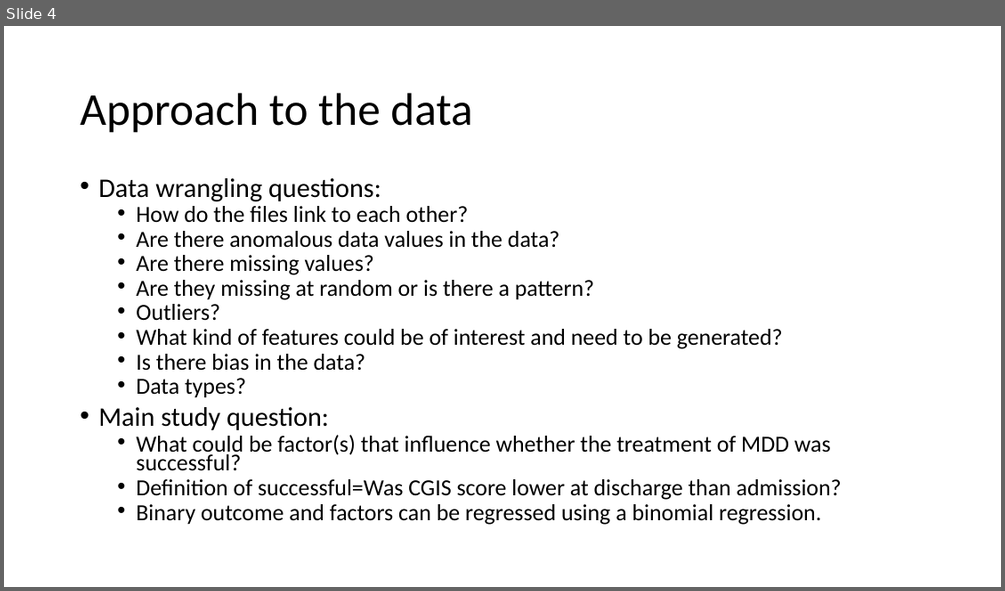
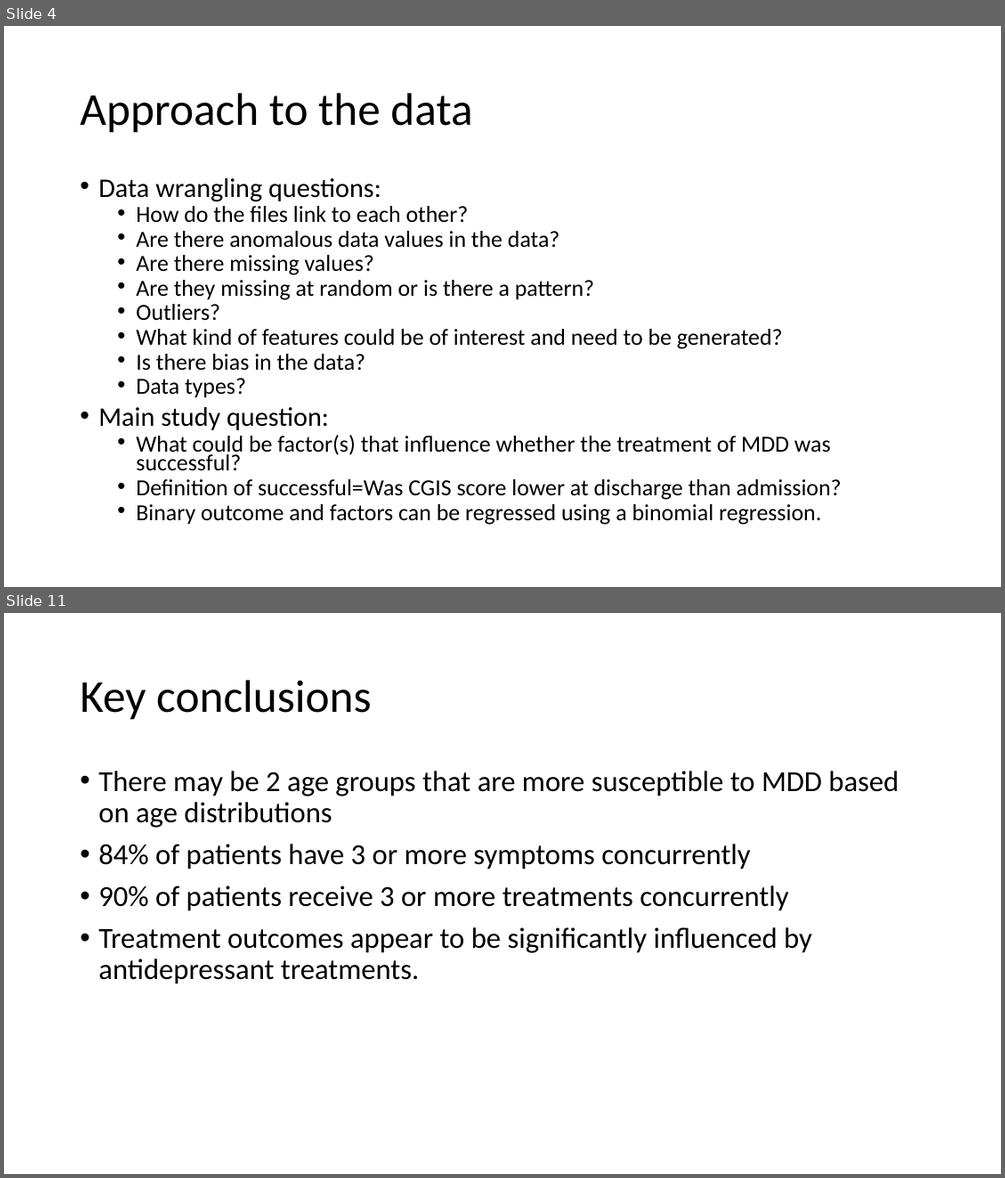
Before and after one commit to Seantok1990/rwe_tech_assignment, a slide deck: Presentation for Holmusk.pptx. Shown one above the other, each under a label of ours: slide 4 before the commit, slides 4 and 11 after it; the slides between them are not shown. The pictures are 1005x591 and 1005x1178 pixels, drawn with LibreOffice and Linux fonts; fonts in the diff are those of the drawing. Boxes give left, top, right and bottom in pixels: in the first picture for what was removed or moved away, otherwise in the second. Text is boxed around its words. In the diff, an @@ line names an element or a change of style, - is before the commit and + after.

```diff
--- a/Presentation for Holmusk.pptx
+++ b/Presentation for Holmusk.pptx
@@ slide 11 added at [4, 613, 1001, 1174], background #FFFFFF @@
@@ title added at [80, 680, 372, 720], 44 pt, text #000000 @@
+Key conclusions
@@ text added at [98, 771, 898, 984], 28 pt, text #000000 @@
+• There may be 2 age groups that are more susceptible to MDD based on age distributions
+• 84% of patients have 3 or more symptoms concurrently
+• 90% of patients receive 3 or more treatments concurrently
+• Treatment outcomes appear to be significantly influenced by antidepressant treatments.
```
Also in this commit, not shown: 3 slides changed, 7 other slides added, 1 slide removed, 1 other file.
